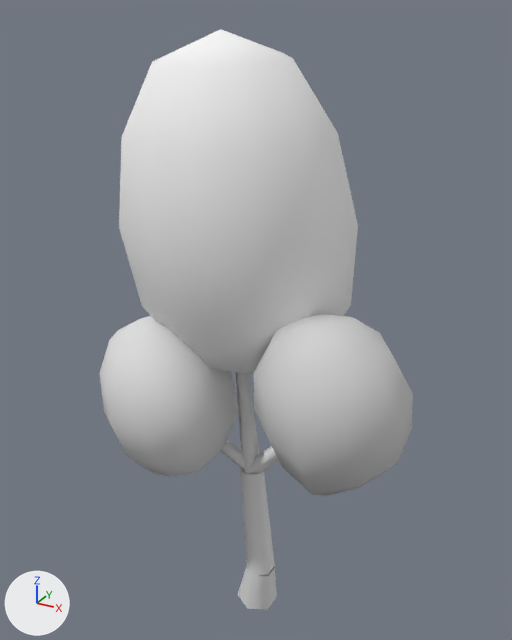
Two versions of the glTF model packages/maps/assets/streets/models/streets-tree-tall.glb, one commit apart.
Before and after are seen from a camera (50 mm lens) standing at (6.16, -11.25, 12.76) and looking at (-0.25, 0.4, 6.93). Lighting does not change. The marker at lower left points along +X, +Y and +Z. The first picture is the older version. Vertices at exactly the same position are counted once.

Names of what the first picture shows: 'streets-tree-tall'.
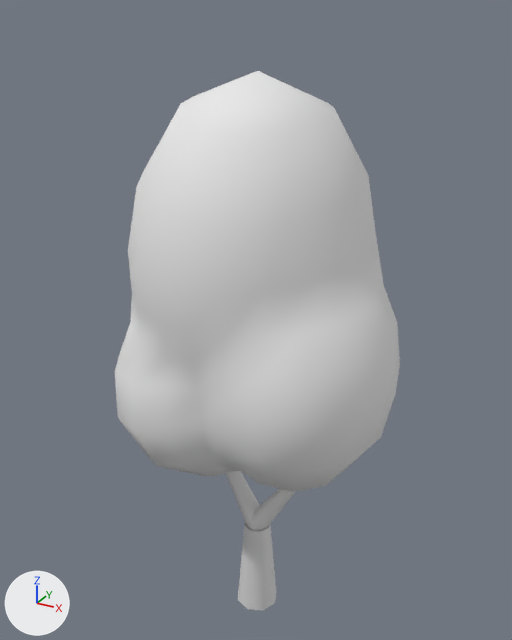
The change, as a diff of the scene's bpy script:
```diff
--- a/packages/maps/assets/streets/models/streets-tree-tall.glb.py
+++ b/packages/maps/assets/streets/models/streets-tree-tall.glb.py
@@ me_streets_tree_tall @@
 # used by ob_streets_tree_tall; location = (0.0, 0.0, 0.0)
-me_streets_tree_tall.from_pydata(...)  # 226 vertices, 372 faces; spans x -3.2..3.27, y -2.18..2.27, z -0.04..12.43
+me_streets_tree_tall.from_pydata(...)  # 230 vertices, 408 faces; spans x -2.74..2.9, y -2.46..2.84, z 0.0..11.78
+# me_streets_tree_tall part 1: the loose piece of 52 vertices spanning x -2.5..1.75, y -1.71..2.27, z 5.87..12.43 is rebuilt with 182 vertices and now spans x -2.74..2.9, y -2.46..2.84, z 3.71..11.78
+# me_streets_tree_tall part 2: the loose piece of 12 vertices spanning x -0.41..0.41, y -0.47..0.47, z -0.04..0.93 is rebuilt with 16 vertices and now spans x -0.48..0.48, y -0.48..0.48, z 0.0..2.15
+# me_streets_tree_tall part 3: a new loose piece of 16 vertices spanning x -1.28..0.2, y -0.24..0.28, z 2.02..4.1, in mat_bark
+# me_streets_tree_tall part 4: a new loose piece of 16 vertices spanning x -0.2..1.28, y -0.25..0.24, z 2.02..4.1, in mat_bark
+# me_streets_tree_tall part 5: the loose piece of 52 vertices spanning x -3.2..-0.3, y -2.18..0.64, z 3.81..7.04 is deleted
+# me_streets_tree_tall part 6: the loose piece of 52 vertices spanning x 0.26..3.27, y -2.13..0.97, z 4.34..7.75 is deleted
+# me_streets_tree_tall part 7: the loose piece of 14 vertices spanning x -0.66..0.06, y -0.16..0.32, z 3.47..9.15 is deleted
+# me_streets_tree_tall part 8
+# 28 vertices are removed from x -1.21..1.13, y -0.5..0.35, z 0.87..4.92
+# 28 faces are deleted
+# other edits to the shape of me_streets_tree_tall do not show in these pictures
 me_streets_tree_tall.materials.append(mat_bark)
```

Pixel boxes [x1, y1, x2, y2] of what changed, in the pictures (512 x 640 px):
'streets-tree-tall', reshaped (9% narrower, 7% shorter): before [99, 29, 413, 610]; after [115, 71, 400, 611]
part 1 of me_streets_tree_tall, rebuilt (19% wider, 22% taller): before [119, 29, 358, 374]; after [115, 71, 400, 492]
part 2 of me_streets_tree_tall, rebuilt: before [237, 566, 277, 610]; after [238, 522, 276, 611]
part 3 of me_streets_tree_tall, added: after [226, 471, 260, 528]
part 4 of me_streets_tree_tall, added: after [251, 489, 295, 531]
part 5 of me_streets_tree_tall, deleted: before [99, 316, 238, 477]
part 6 of me_streets_tree_tall, deleted: before [254, 315, 413, 496]
part 7 of me_streets_tree_tall, deleted: before [235, 372, 259, 474]
part 8 of me_streets_tree_tall, deleted: before [220, 441, 279, 575]
